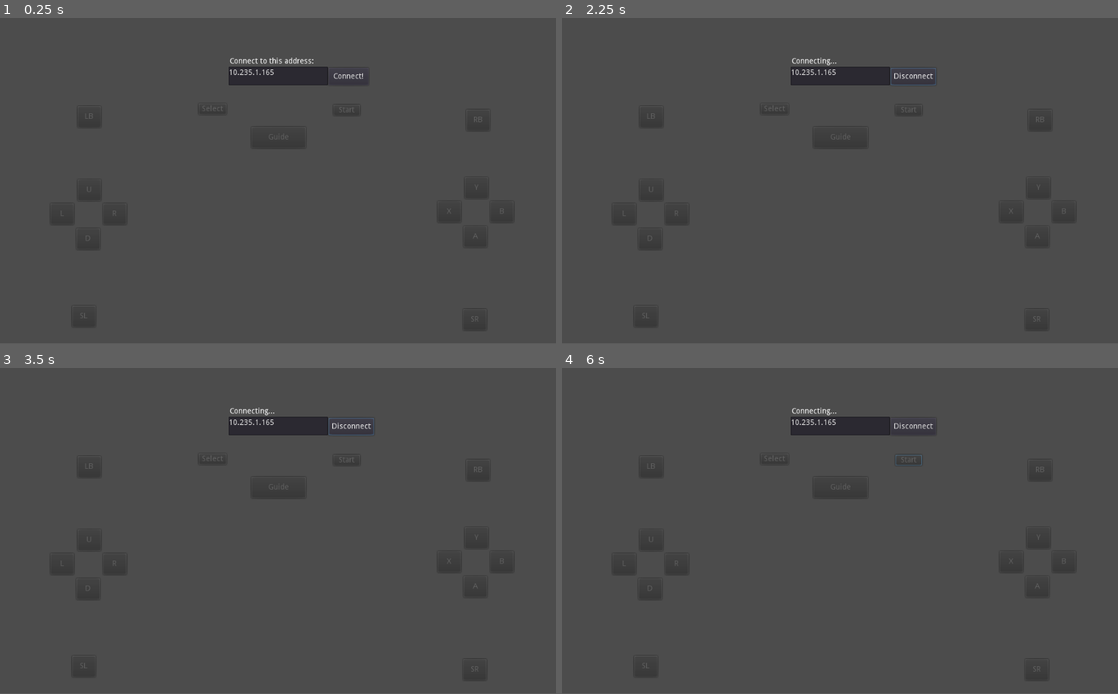
Above: before the commit, frames 1-4 (two rows, left to right).
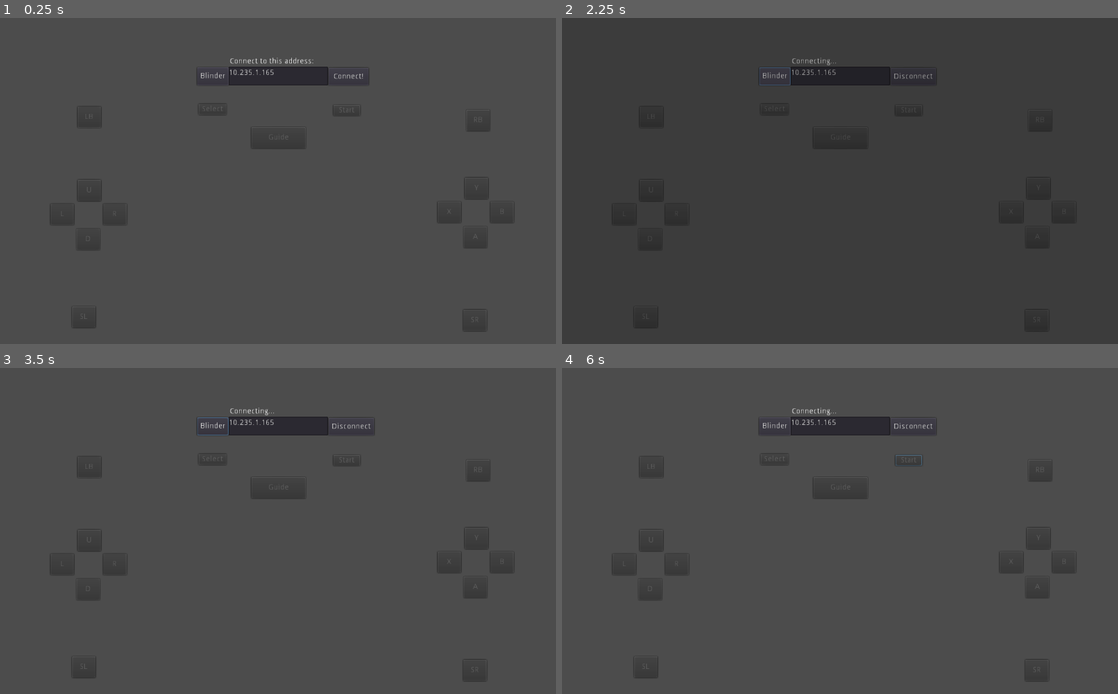
Above: after the commit, the same moments.

Repository: iSlammedMyKindle/godotGem
Game: Godot game, scene res://Main.tscn
The game is run twice, just before and just after one commit, with the same random seed, the same clock (stepped at 60 frames per second) and the same inputs.
Inputs (mouse positions are in pixels of both pictures, inside the frame that each line leads up to):
- Up to frame 1 (0.25 s): no input
- Up to frame 2 (2.25 s): click "Connect!" at 0.5 s; click "Disconnect" at 1.25 s; click (773, 76) at 2 s, where only the run after the commit has a clickable "Blinder"
- Up to frame 3 (3.5 s): click (211, 426) at 2.75 s, where only the run after the commit has a clickable "Blinder"
- Up to frame 4 (6 s): click (773, 426) at 3.5 s, where only the run after the commit has a clickable "Blinder"; move the mouse to (962, 514) at 4.27 s; click (962, 514) at 4.42 s; move the mouse to (728, 547) at 5.02 s; click (728, 547) at 5.17 s; move the mouse to (895, 459) at 5.77 s; click (895, 459) at 5.92 s
In our replay, the window is 800x468 before the commit and 800x469 after it. These sizes can differ from the game's own. Grey fills any space a smaller window leaves; there, only what the larger window draws over its background counts as a difference.

The runs differ from the first frame. In frame 1, 0.2% of the frame differs, in the area x 13-88%, y 12-93%; in frame 2, 0.7%, in the area x 9-93%, y 12-97%; in frame 3, 0.2%; in frame 4, 0.2%.
Error in both runs: Invalid operands 'String' and 'int' in operator '+'. (res://Main.gd:108)

Commit message:
Blinder is now available

Diff:
--- a/client/Main.gd
+++ b/client/Main.gd
@@ -107,8 +107,16 @@
 		if status != OK:
 			$connectionStatus.text = "Unable to connect: "+status
 
+func _on_BlinderBtn_pressed():
+	$AnimationPlayer.play('fade')
+
 
 func _input(event):
+	if event is InputEventMouseButton and event.pressed and $Blinder.visible:
+		$AnimationPlayer.stop()
+		$AnimationPlayer.play_backwards('fade')
+
+		return
 	for item in evtList.keys():
 		if connected:
 			if Input.is_action_just_pressed(item) and not event is InputEventJoypadMotion:
--- a/client/Main.tscn
+++ b/client/Main.tscn
@@ -1,8 +1,36 @@
-[gd_scene load_steps=4 format=2]
+[gd_scene load_steps=5 format=2]
 
 [ext_resource path="res://Main.gd" type="Script" id=1]
 [ext_resource path="res://connectLabel.gd" type="Script" id=2]
 [ext_resource path="res://gamepadUi.tscn" type="PackedScene" id=3]
+
+[sub_resource type="Animation" id=1]
+resource_name = "fade"
+length = 0.5
+tracks/0/type = "value"
+tracks/0/path = NodePath("Blinder:visible")
+tracks/0/interp = 1
+tracks/0/loop_wrap = true
+tracks/0/imported = false
+tracks/0/enabled = true
+tracks/0/keys = {
+"times": PoolRealArray( 0.1, 0.13 ),
+"transitions": PoolRealArray( 1, 1 ),
+"update": 1,
+"values": [ false, true ]
+}
+tracks/1/type = "value"
+tracks/1/path = NodePath("Blinder:color")
+tracks/1/interp = 1
+tracks/1/loop_wrap = true
+tracks/1/imported = false
+tracks/1/enabled = true
+tracks/1/keys = {
+"times": PoolRealArray( 0.1, 0.5 ),
+"transitions": PoolRealArray( 1, 1 ),
+"update": 0,
+"values": [ Color( 0, 0, 0, 0 ), Color( 0, 0, 0, 1 ) ]
+}
 
 [node name="Main" type="Node2D"]
 script = ExtResource( 1 )
@@ -25,6 +53,13 @@
 [node name="gamepadUI" parent="connectionStatus" instance=ExtResource( 3 )]
 position = Vector2( -399, -3 )
 
+[node name="BlinderBtn" type="Button" parent="."]
+margin_left = 363.0
+margin_top = 91.0
+margin_right = 421.0
+margin_bottom = 124.0
+text = "Blinder"
+
 [node name="Button" type="Button" parent="."]
 margin_left = 605.0
 margin_top = 92.0
@@ -32,4 +67,14 @@
 margin_bottom = 124.0
 text = "Connect!"
 
+[node name="Blinder" type="ColorRect" parent="."]
+visible = false
+margin_right = 1024.0
+margin_bottom = 600.0
+color = Color( 0, 0, 0, 0.021655 )
+
+[node name="AnimationPlayer" type="AnimationPlayer" parent="."]
+anims/fade = SubResource( 1 )
+
+[connection signal="pressed" from="BlinderBtn" to="." method="_on_BlinderBtn_pressed"]
 [connection signal="pressed" from="Button" to="." method="_on_Button_pressed"]
--- a/client/project.godot
+++ b/client/project.godot
@@ -14,6 +14,10 @@
 run/main_scene="res://Main.tscn"
 config/icon="res://icon.png"
 
+[display]
+
+window/stretch/mode="2d"
+
 [gui]
 
 common/drop_mouse_on_gui_input_disabled=true
